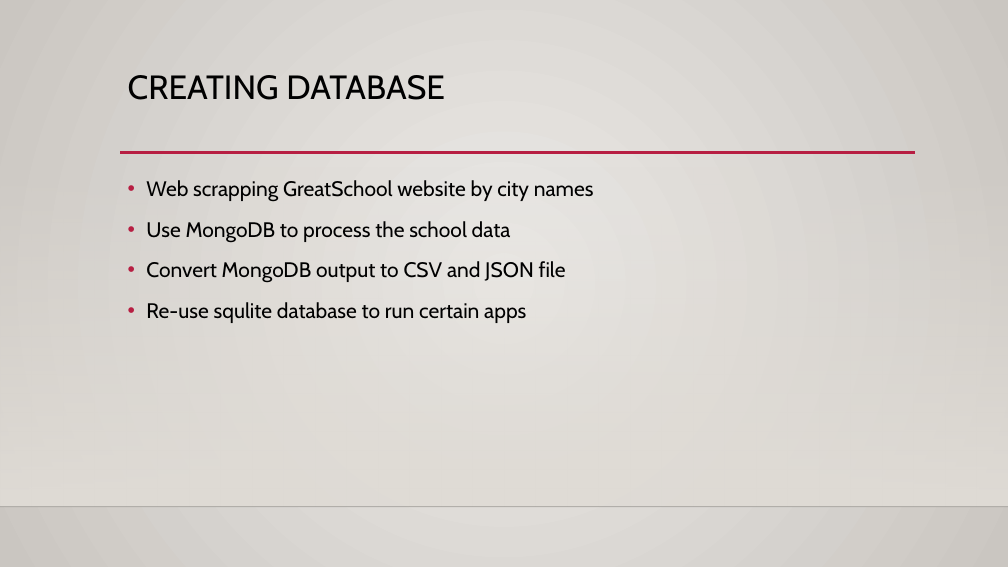
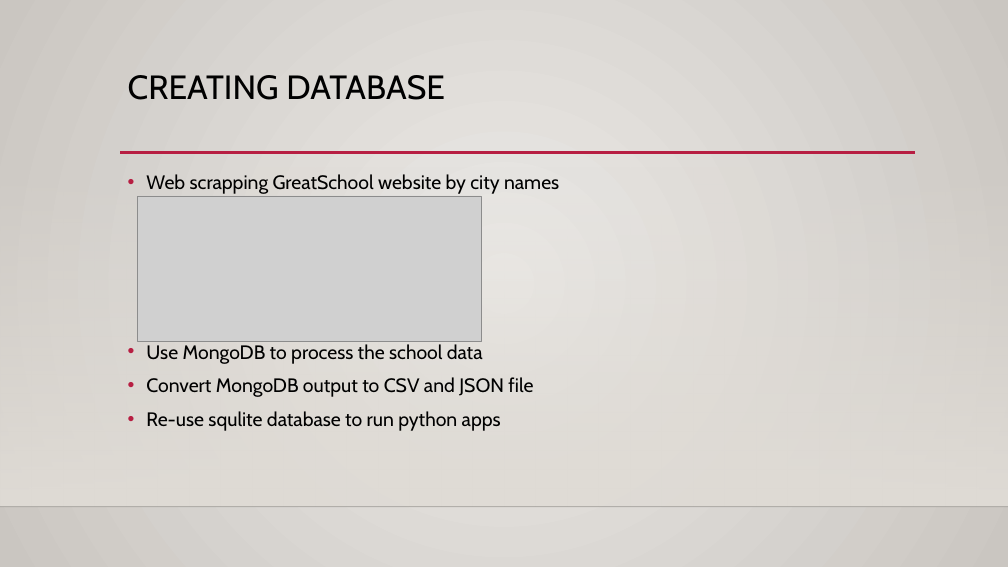
Before and after one commit to mayushah1/Best-Place-to-live, a slide deck: slide 4 of Presentation for project 2.pptx. Drawn at 1008x567 pixels with LibreOffice and Linux fonts; fonts in the diff are those of the drawing; grey boxes stand for pictures; background and template pictures are left out. Boxes give left, top, right and bottom in pixels: in the first picture for what was removed or moved away, otherwise in the second. Text is boxed around its words. In the diff, an @@ line names an element or a change of style, - is before the commit and + after.

Commit message:
updated deck

```diff
--- a/Presentation for project 2.pptx
+++ b/Presentation for project 2.pptx
@@ text at [146,174,559,397]: size 20 to 18.5 pt in "Web scrapping GreatSchool website by city names", "Use MongoDB to process the school data", "Convert MongoDB output to CSV and JSON ..."; line spacing 1.2 to 1 @@
@@ picture added at [138,196,481,341] @@
@@ text at [146,411,501,431]: text changed; size 20 to 18.5 pt @@
-• Re-use squlite database to run certain apps
+• Re-use squlite database to run python apps
```
Also in this commit, not shown: 2 other slides changed.
